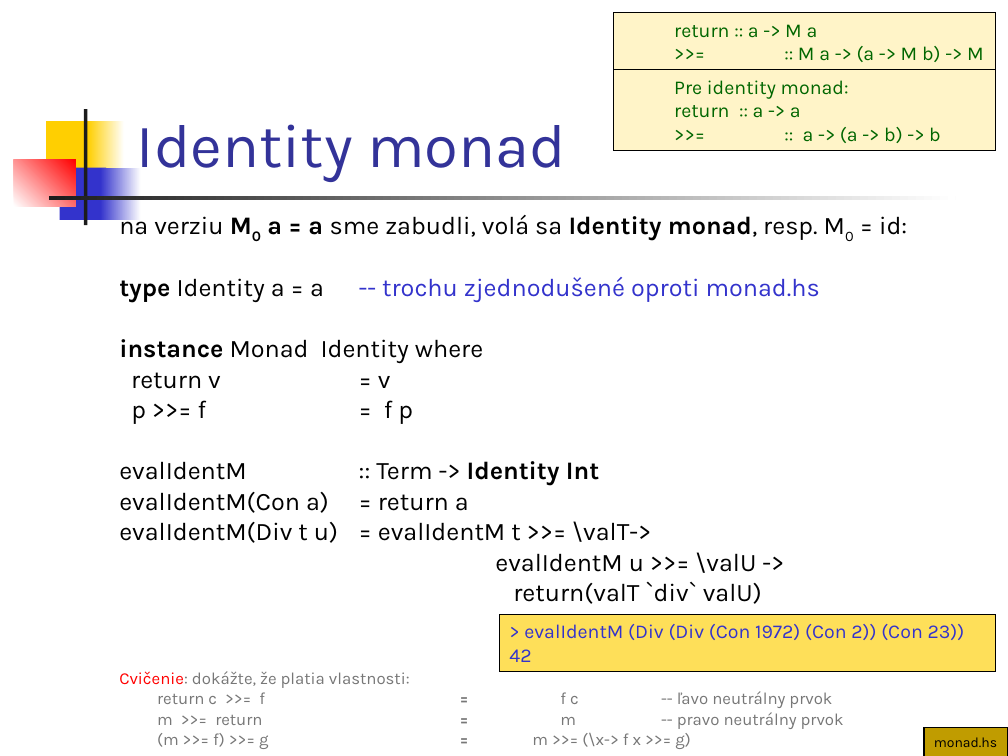
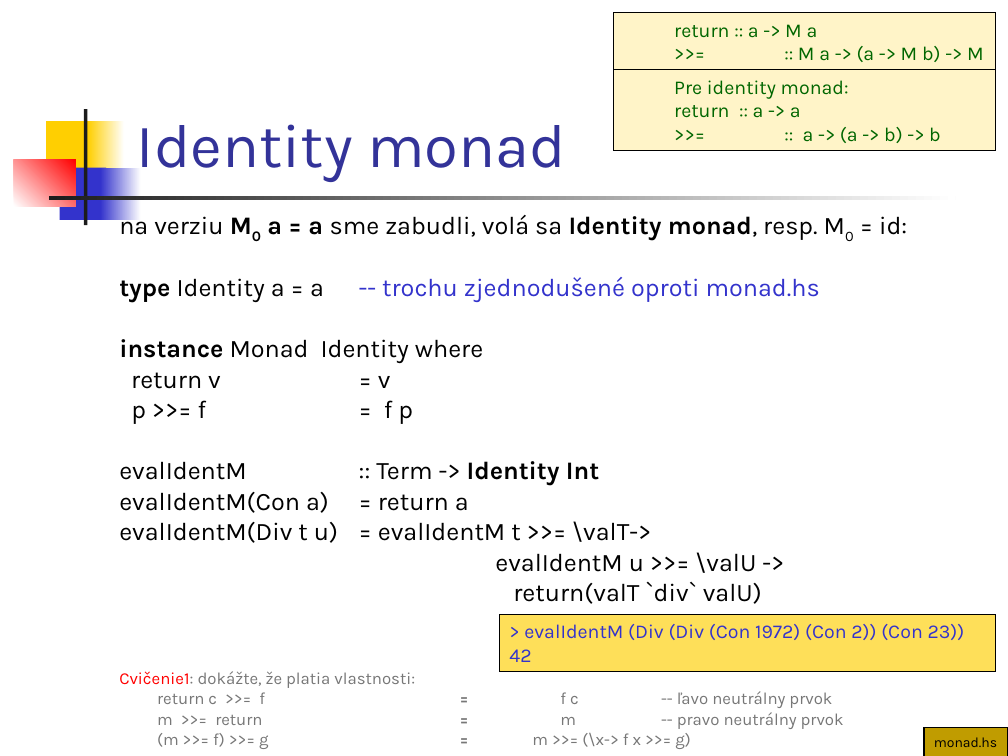
Before and after one commit to Funkcionalne/Prednasky, a slide deck: slide 9 of 12/12_fpro.ppt. Drawn at 1008x756 pixels with LibreOffice and Linux fonts; fonts in the diff are those of the drawing. Boxes give left, top, right and bottom in pixels: in the first picture for what was removed or moved away, otherwise in the second. Text is boxed around its words. In the diff, an @@ line names an element or a change of style, - is before the commit and + after.

```diff
--- a/12/12_fpro.ppt
+++ b/12/12_fpro.ppt
@@ text at (119, 671, 415, 688): text changed @@
-Cvičenie: dokážte, že platia vlastnosti:
+Cvičenie1: dokážte, že platia vlastnosti:
```
Also in this commit, not shown: 18 other slides changed, 13 slides added, 1 other file.
